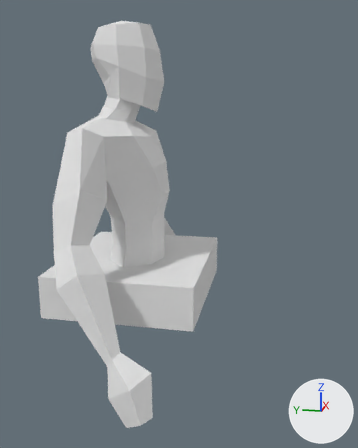
An edit to the FBX model Assets/Models/Humanoid Statue.fbx, drawn before and after from the same camera.
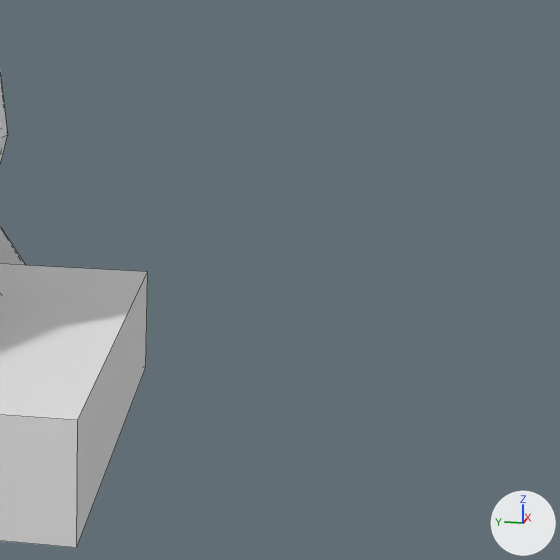
Each version appears first whole from a 50 mm lens placed at (-4.89, -1.44, 1.62), pointed at (-0.11, -0.48, 0.43), and next in a close-up on the part from 47% to 100% of the width and 32% to 75% of the height. Lighting does not change. The marker at lower right points along +X, +Y and +Z. The last two pictures show the newer version. The close-ups show mesh edges as thin lines. Objects named as collision shapes, trigger or cutter boxes, shadow casters or lower levels of detail are left out. Where no turn or scale is listed for an object, it has been applied to the vertices.

Objects in the first close-up: 'BASE_Low Poly Man', 'Cube'.
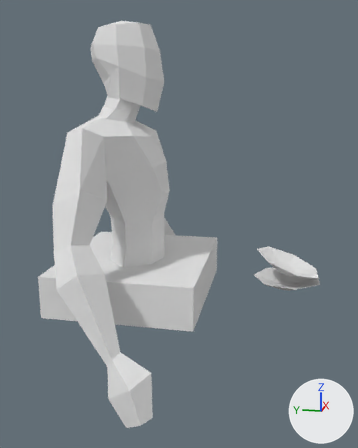
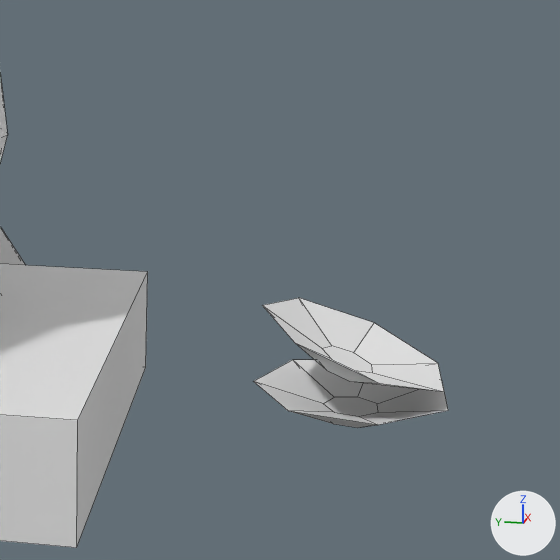
Changed parts and their boxes (x1, y1, x2, y2) in the close-ups (560 x 560 px):
'Bowl - Idle', added
    after: (262, 298, 444, 392)
'Bowl - Praying', added
    after: (254, 360, 448, 428)

Diff of the bpy script that builds the scene:
```diff
--- a/Assets/Models/Humanoid Statue.fbx.py
+++ b/Assets/Models/Humanoid Statue.fbx.py
@@ mat_metal @@
+mat_metal = principled_material('Metal')
+mat_metal.base_color = (0.8, 0.8, 0.8)  # white #e7e7e7
+mat_metal.roughness = 1.0
@@ mat_metal_001 @@
+mat_metal_001 = principled_material('Metal.001')
+mat_metal_001.base_color = (0.8, 0.8, 0.8)  # white #e7e7e7
+mat_metal_001.roughness = 1.0
@@ me_circle @@
+me_circle.from_pydata(...)  # 21 vertices, 16 faces; spans x -0.333..0.333, y -0.29..0.321, z -0.129..0.115
+me_circle.materials.append(mat_metal)  # its picture is missing
@@ me_circle_001 @@
+me_circle_001.from_pydata(...)  # 21 vertices, 16 faces; spans x -0.333..0.333, y -0.308..0.341, z -0.107..0.003
+me_circle_001.materials.append(mat_metal_001)  # its picture is missing
@@ ob_bowl___idle @@
+ob_bowl___idle = bpy.data.objects.new('Bowl - Idle', me_circle)
+ob_bowl___idle.location = (0.0, -1.582, 0.065)
@@ ob_bowl___praying @@
+ob_bowl___praying = bpy.data.objects.new('Bowl - Praying', me_circle_001)
+ob_bowl___praying.location = (0.0, -1.582, -0.101)
```
